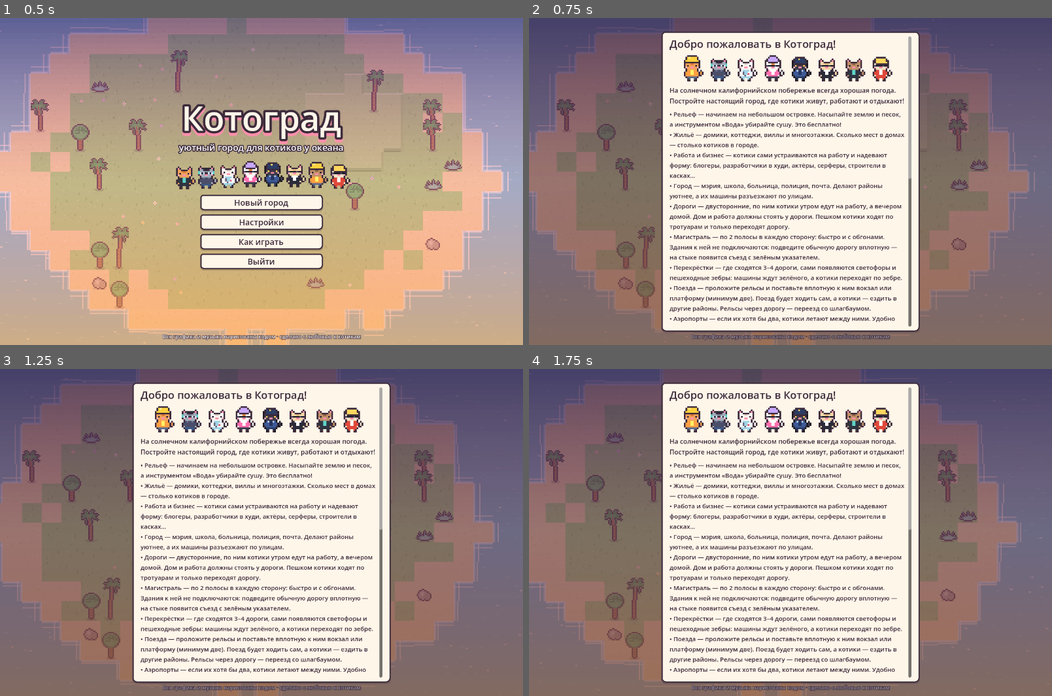
Above: before the commit, frames 1-4 (two rows, left to right).
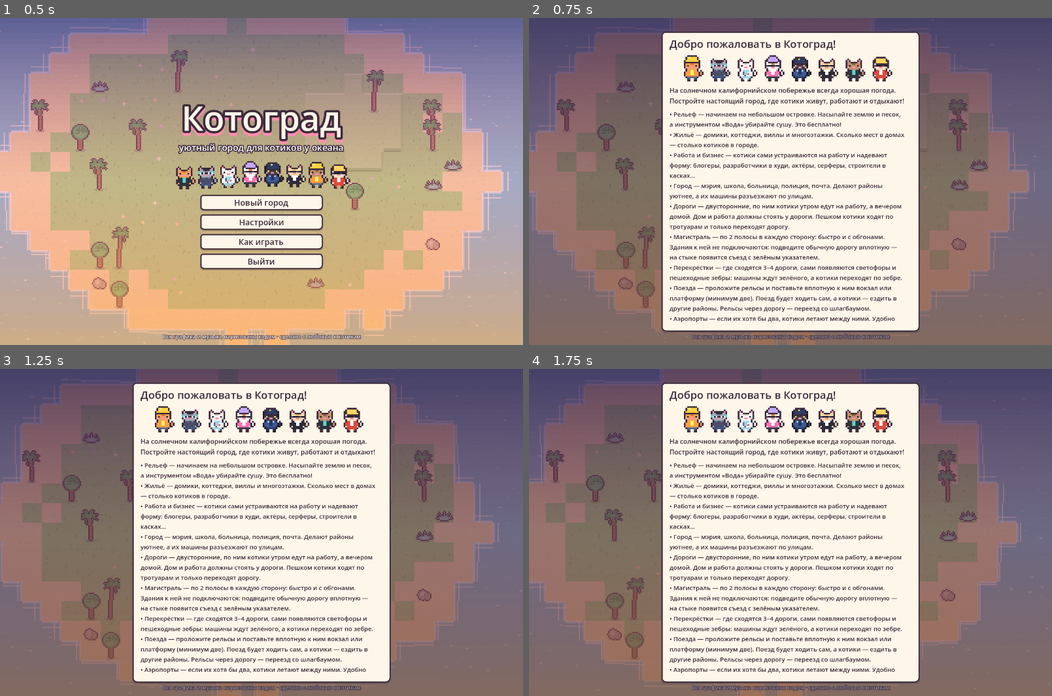
Above: after the commit, the same moments.

Repository: VanGoGit/kotograd
Game: Godot game, scene res://scenes/main.tscn
Same seed, same stepped clock (60 frames per second), same inputs: the game is played once before the commit and once after it.
Inputs:
- Up to frame 1 (0.5 s): no input
- Up to frame 2 (0.75 s): click "Как играть" at 0.5 s
- Up to frame 3 (1.25 s): no input
- Up to frame 4 (1.75 s): click "Как играть" at 1.25 s

Frame 1 is identical in both runs. In frame 2, 0.6% of the frame differs, in the area x 72-74%, y 5-95%; in frame 3, 0.6%; in frame 4, 0.6%.

Commit message:
Нормальные здания-близнецы, улучшения для всех, спокойные треки
- пары маленьких зданий — настоящее широкое здание с одной дверью
  (для домиков — с кошачьими ушками), у улучшенных пар — этажи и украшения
- улучшения у всех построек, кроме дорог, природы, декора и чудес
- новые треки спокойнее: 74–86 ударов, мягкие барабаны, меньше нот
- полоса прокрутки построек в стиле игры (без тёмной дорожки)
- панель цели не залезает на верхнюю строку и прячется, если нет места

Co-Authored-By: Claude Opus 5.5 <noreply@anthropic.com>

Diff:
--- a/scripts/buildgen.gd
+++ b/scripts/buildgen.gd
@@ -96,6 +96,8 @@
 				top = maxi(top, 8)
 			"dish":
 				top = maxi(top, 5)
+			"ears":
+				top = maxi(top, 4)
 			"tower":
 				top = maxi(top, 14)
 	var min_body := 12 if sz == 1 else 16
@@ -212,6 +214,19 @@
 static func _extra(p, e: String, w: int, h: int, by0: int, body_h: int, sz: int, look: Dictionary) -> void:
 	var cx := w / 2
 	match e:
+		"ears":
+			# кошачьи ушки на крыше — как у маленького домика
+			var rc2: String = look.get("rc", "f28fa6")
+			for ex0 in [cx - 10, cx + 6]:
+				var ty := by0
+				for yy in h:
+					if p.img.get_pixel(ex0 + 2, yy).a > 0.5:
+						ty = yy
+						break
+				p.R(ex0, ty - 2, 5, 3, rc2)
+				p.R(ex0 + 1, ty - 4, 3, 2, rc2)
+				p.P(ex0 + 2, ty - 5, rc2)
+				p.R(ex0 + 2, ty - 3, 1, 2, "ffc8d4")
 		"trailer":
 			p.R(1, 7, 14, 7, "d8dce4"); p.R(2, 6, 12, 1, "e8ecf2"); p.R(1, 12, 14, 1, "b8bcc4")
 			p.win(3, 8, 3, 2); p.win(10, 8, 3, 2)
--- a/scripts/defs.gd
+++ b/scripts/defs.gd
@@ -375,5 +375,20 @@
 	return DEFS.get(t, {})
 
 
+## Улучшения есть у всех построек, кроме дорог, природы, мелкого декора и чудес.
+const NO_UPGRADE := ["road", "highway", "path", "rail", "crossing", "flowers", "palm", "jacaranda", "wildpalm", "agave", "rock",
+	"bench", "umbrella", "cushion", "lantern", "cattree", "statue", "billboard"]
+
+
+static func ups(t: String) -> Array:
+	var d: Dictionary = DEFS.get(t, {})
+	if d.has("up"):
+		return d.up
+	if d.is_empty() or d.has("terra") or d.get("wonder", false) or NO_UPGRADE.has(t):
+		return []
+	var c := int(d.get("cost", 20))
+	return [maxi(10, roundi(c * 0.6 / 5.0) * 5), maxi(20, roundi(c * 1.2 / 5.0) * 5)]
+
+
 static func size_of(t: String) -> int:
 	return int(DEFS.get(t, {}).get("size", 1))
--- a/scripts/sound.gd
+++ b/scripts/sound.gd
@@ -59,24 +59,24 @@
 			[[38, "maj7"], [47, "m7"], [43, "maj7"], [45, "7"]],
 			[[43, "6"], [45, "7"], [42, "m7"], [47, "m7"]],
 		],
-		"swing": 0.0, "drums": "surf", "bass": "walk", "keys": "stab", "pad": false, "bpm": 118.0, "tr": 2,
-		"lead": "surf", "arp": false, "dense": 0.9, "lp": 12000.0, "crackle": false,
+		"swing": 0.1, "drums": "light", "bass": "simple", "keys": "pulse", "pad": false, "bpm": 86.0, "tr": 2,
+		"lead": "surf", "arp": false, "dense": 0.55, "lp": 9000.0, "crackle": false,
 	},
 	"boulevard": {
 		"progs": [
 			[[47, "m9"], [43, "maj7"], [38, "maj7"], [45, "sus"]],
 			[[47, "m7"], [40, "m7"], [43, "maj9"], [45, "6"]],
 		],
-		"swing": 0.0, "drums": "synth", "bass": "eighths", "keys": "none", "pad": true, "bpm": 104.0, "tr": -2,
-		"lead": "square", "arp": true, "arp16": true, "dense": 0.75, "lp": 8000.0, "crackle": false,
+		"swing": 0.12, "drums": "lofi", "bass": "slow", "keys": "long", "pad": true, "bpm": 84.0, "tr": -2,
+		"lead": "tri", "arp": true, "dense": 0.5, "lp": 5500.0, "crackle": false,
 	},
 	"lazy": {
 		"progs": [
 			[[40, "m9"], [45, "13"], [38, "maj9"], [38, "maj9"]],
 			[[43, "maj9"], [42, "m7"], [40, "m9"], [45, "13"]],
 		],
-		"swing": 0.24, "drums": "lofi", "bass": "walk", "keys": "long", "pad": false, "bpm": 76.0, "tr": 3,
-		"lead": "tri", "arp": false, "dense": 0.45, "lp": 3800.0, "crackle": true,
+		"swing": 0.22, "drums": "lofi", "bass": "slow", "keys": "long", "pad": false, "bpm": 74.0, "tr": 3,
+		"lead": "tri", "arp": false, "dense": 0.4, "lp": 3800.0, "crackle": true,
 	},
 	"dawn": {
 		"progs": [
@@ -756,11 +756,11 @@
 		ph += f * (1.0 + 0.012 * sin(TAU * 6.5 * t) * minf(1.0, t * 3.0)) / SR
 		var x := 1.0 if fposmod(ph, 1.0) < 0.4 else -1.0
 		lp += (x - lp) * 0.3
-		var trem := 0.65 + 0.35 * sin(TAU * 14.0 * t)
+		var trem := 0.85 + 0.15 * sin(TAU * 7.0 * t)
 		var env := minf(1.0, t / 0.003) * (0.55 + 0.45 * exp(-t * 7.0)) * trem
 		if t > dur:
 			env *= maxf(0.0, 1.0 - (t - dur) / 0.08)
-		out[i] = lp * env * 0.15
+		out[i] = lp * env * 0.11
 	return out
 
 
--- a/scripts/sprites.gd
+++ b/scripts/sprites.gd
@@ -1187,6 +1187,29 @@
 			GARAGE_SLOTS.append(Vector2i(x, y))
 
 
+## Широкие версии маленьких зданий, нарисованных вручную (для пар).
+const PAIR_LOOKS := {
+	"house": {"wall": "ffe9d6", "roof": "gable", "rc": "f28fa6", "win": "grid", "wc": "9fd3e6", "door": "8a5a3b", "h": 26, "extra": ["ears"]},
+	"pier": {"wall": "c8a070", "roof": "shed", "rc": "5b8de4", "win": "none", "door": "8a5a3b", "sign": "fish", "sc": "5b8de4", "fg": "ffffff", "h": 20},
+	"shop": {"wall": "fff4e0", "roof": "awning", "rc": "ff8fab", "win": "shop", "wc": "9fd3e6", "door": "8a5a3b", "sign": "cart", "sc": "ff8fab", "fg": "ffffff", "h": 22},
+	"icecream": {"wall": "fff0f5", "roof": "awning", "rc": "ff9fc0", "win": "shop", "wc": "ffe0ec", "door": "c8706a", "sign": "cup", "sc": "ff9fc0", "fg": "ffffff", "h": 20},
+	"bakery": {"wall": "f7e3c4", "roof": "awning", "rc": "c8955a", "win": "shop", "wc": "ffe9a8", "door": "8a5a3b", "sign": "cup", "sc": "c8955a", "fg": "ffffff", "h": 22},
+	"sushi": {"wall": "f4efe6", "roof": "flat", "rc": "2b2b3a", "win": "shop", "wc": "9fd3e6", "door": "8a3a3a", "sign": "fish", "sc": "e45b6b", "fg": "ffffff", "h": 22},
+	"pizzeria": {"wall": "fff1d6", "roof": "awning", "rc": "5fae73", "win": "shop", "wc": "ffe9a8", "door": "8a5a3b", "sign": "cup", "sc": "e45b6b", "fg": "ffffff", "h": 22},
+	"groomer": {"wall": "ffe1ec", "roof": "awning", "rc": "ff9fc0", "win": "shop", "wc": "9fd3e6", "door": "c8706a", "sign": "scissors", "sc": "ff9fc0", "fg": "ffffff", "h": 22},
+	"cafe": {"wall": "9ed8c8", "roof": "flat", "rc": "fff4e0", "win": "shop", "wc": "fff4e0", "door": "8a5a3b", "sign": "paw", "sc": "fff4e0", "fg": "3b2a3a", "h": 24, "extra": ["ears"]},
+	"gym": {"wall": "d8e4f0", "roof": "flat", "rc": "5fd38f", "win": "glass", "wc": "9fd3e6", "door": "3b3b4a", "sign": "bolt", "sc": "5fd38f", "fg": "ffffff", "h": 24},
+	"cinema": {"wall": "b02e3a", "roof": "flat", "rc": "ffd75e", "win": "none", "door": "2b2b3a", "sign": "camera", "sc": "ffd75e", "fg": "3b2a3a", "h": 26, "extra": ["neon"]},
+	"blogstudio": {"wall": "f0e0ff", "roof": "flat", "rc": "c8a8ff", "win": "glass", "wc": "9fd3e6", "door": "5a4a6a", "sign": "camera", "sc": "ff6fae", "fg": "ffffff", "h": 24, "extra": ["antenna"]},
+	"lifeguard": {"wall": "ffffff", "roof": "shed", "rc": "e0483a", "win": "grid", "wc": "9fd3e6", "door": "e0483a", "sign": "cross", "sc": "e0483a", "fg": "ffffff", "h": 22},
+	"post": {"wall": "5b8de4", "roof": "flat", "rc": "ffd75e", "win": "grid", "wc": "cfe0ff", "door": "3d5a98", "sign": "box", "sc": "ffd75e", "fg": "3b2a3a", "h": 24},
+	"police": {"wall": "d8e0f0", "roof": "flat", "rc": "3d5a98", "win": "grid", "wc": "9fd3e6", "door": "3d5a98", "sign": "star", "sc": "3d5a98", "fg": "ffffff", "h": 26},
+	"fire": {"wall": "e0483a", "roof": "flat", "rc": "8a2a2a", "win": "grid", "wc": "ffe9a8", "door": "3b3b4a", "sign": "fuel", "sc": "ffffff", "fg": "e0483a", "h": 26, "extra": ["garage_door"]},
+	"library": {"wall": "e8d8b8", "roof": "gable", "rc": "8a5a3b", "win": "grid", "wc": "9fd3e6", "door": "6a4a3a", "sign": "book", "sc": "8a5a3b", "fg": "ffffff", "h": 28, "extra": ["columns"]},
+	"surf": {"wall": "5fd3c8", "roof": "shed", "rc": "ffd75e", "win": "shop", "wc": "e8fbf8", "door": "8a5a3b", "sign": "sun", "sc": "ffd75e", "fg": "e45b6b", "h": 20},
+}
+
+
 func _make_generated() -> void:
 	var make := func(w: int, h: int): return Painter.new(w, h)
 	for key in D.DEFS:
@@ -1198,6 +1221,19 @@
 		add_shadow(p.img, Rect2i(1, p.h - 1, p.w - 2, 1))
 		obj[key] = tex(p.img)
 		windows[key] = p.wins
+	# широкие «парные» версии маленьких домов, магазинов и служб
+	for key in D.DEFS:
+		var d: Dictionary = D.DEFS[key]
+		if int(d.get("size", 1)) != 1 or not (d.has("cap") or d.has("jobs")):
+			continue
+		var look: Dictionary = PAIR_LOOKS.get(key, d.get("look", {}))
+		if look.is_empty() or look.get("extra", []).has("trailer"):
+			continue
+		var p = BG.build(look, 2, make)
+		outline(p.img)
+		add_shadow(p.img, Rect2i(1, p.h - 1, p.w - 2, 1))
+		obj["pair_" + key] = tex(p.img)
+		windows["pair_" + key] = p.wins
 
 
 func _make_icons() -> void:
@@ -1303,69 +1339,18 @@
 var _pair_cache := {}
 
 
-## Два одинаковых маленьких здания рядом — одно широкое здание-близнец:
-## правая половина зеркальная, а стена между ними убрана.
+## Два одинаковых маленьких здания рядом — одно широкое здание с одной дверью.
+## Для улучшенных — тот же широкий дом с этажами и украшениями уровня.
+func has_pair(t: String) -> bool:
+	return obj.has("pair_" + t)
+
+
 func pair_variant(o: Dictionary) -> Array:
-	var key: String = o.t + "|" + str(int(o.get("lvl", 1)))
-	if _pair_cache.has(key):
-		return _pair_cache[key]
-	var base: Texture2D = obj_texture(o)
-	var img: Image = base.get_image()
-	img.convert(Image.FORMAT_RGBA8)
-	var wins: Array = windows_for(o)
-	var w := img.get_width()
-	var h := img.get_height()
-	var r := 0
-	for x in w:
-		for y in h - 1:
-			if img.get_pixel(x, y).a > 0.5:
-				r = maxi(r, x)
-	var flip := img.duplicate()
-	flip.flip_x()
-	var off := maxi(0, 2 * r + 2 - w)
-	var c := Image.create_empty(off + w, h, false, Image.FORMAT_RGBA8)
-	c.blend_rect(img, Rect2i(0, 0, w, h), Vector2i.ZERO)
-	c.blend_rect(flip, Rect2i(0, 0, w, h), Vector2i(off, 0))
-	# стык: заполняем щель между стенами цветом стены — получается одно здание с двумя крышами
-	var cw := off + w
-	var mid := r + 1
-	var filled: Array = []
-	for y in h - 1:
-		var a := -1
-		for x in range(mid - 1, maxi(-1, mid - 8), -1):
-			if c.get_pixel(x, y).a > 0.63:
-				a = x
-				break
-		var b := -1
-		for x in range(mid, mini(cw, mid + 7)):
-			if c.get_pixel(x, y).a > 0.63:
-				b = x
-				break
-		if a < 2 or b < 0:
-			continue
-		var fill := Color(0, 0, 0, 0)
-		for k in range(1, 5):
-			var cand := c.get_pixel(a - k, y)
-			var glassy := cand.b > cand.r + 0.12 and cand.b > cand.g
-			if cand.a > 0.63 and cand.get_luminance() >= 0.25 and not glassy:
-				fill = cand
-				break
-		if fill.a == 0.0:
-			continue
-		for x in range(a, b + 1):
-			c.set_pixel(x, y, fill)
-			filled.append(Vector2i(x, y))
-	for p in filled:
-		for dv in [Vector2i(0, -1), Vector2i(0, 1)]:
-			var n: Vector2i = p + dv
-			if n.y >= 0 and n.y < h - 1 and c.get_pixel(n.x, n.y).a < 0.1:
-				c.set_pixel(n.x, n.y, INK)
-	var wins2: Array = wins.duplicate()
-	for wr in wins:
-		wins2.append(Rect2i(off + w - wr.position.x - wr.size.x, wr.position.y, wr.size.x, wr.size.y))
-	var out := [ImageTexture.create_from_image(c), wins2]
-	_pair_cache[key] = out
-	return out
+	var key: String = "pair_" + o.t
+	var lvl := int(o.get("lvl", 1))
+	if lvl > 1:
+		return level_variant(key, lvl)
+	return [obj[key], windows.get(key, [])]
 
 
 ## Улучшенное здание: на каждый уровень — ещё один этаж (копия ряда окон),
--- a/scripts/ui.gd
+++ b/scripts/ui.gd
@@ -163,6 +163,25 @@
 	fill.bg_color = Color("ff8fab")
 	fill.set_corner_radius_all(2)
 	t.set_stylebox("background", "ProgressBar", bg)
+	# полоса прокрутки в стиле игры: светлая дорожка, розовый бегунок
+	var track := StyleBoxFlat.new()
+	track.bg_color = PAPER2
+	track.set_corner_radius_all(4)
+	track.content_margin_top = 3
+	track.content_margin_bottom = 3
+	var grab := StyleBoxFlat.new()
+	grab.bg_color = Color("ff8fab")
+	grab.set_corner_radius_all(4)
+	grab.border_color = Color(INK, 0.6)
+	grab.set_border_width_all(1)
+	var grab_h := grab.duplicate()
+	grab_h.bg_color = Color("ffb3c6")
+	for sb_name in ["HScrollBar", "VScrollBar"]:
+		t.set_stylebox("scroll", sb_name, track)
+		t.set_stylebox("scroll_focus", sb_name, track)
+		t.set_stylebox("grabber", sb_name, grab)
+		t.set_stylebox("grabber_highlight", sb_name, grab_h)
+		t.set_stylebox("grabber_pressed", sb_name, grab_h)
 	t.set_stylebox("fill", "ProgressBar", fill)
 	_styles["tool"] = _sb(PAPER2, Color(0, 0, 0, 0), 3, 8, 4.0)
 	_styles["tool"].shadow_size = 0
@@ -408,8 +427,8 @@
 		extra.append("Служебная машина (нужна дорога)")
 	if d.has("build"):
 		extra.append("Стройка: %d с" % int(d.build))
-	if d.has("up"):
-		extra.append("Можно улучшить до уровня %d" % (d.up.size() + 1))
+	if not D.ups(t).is_empty():
+		extra.append("Можно улучшить до уровня %d" % (D.ups(t).size() + 1))
 	if d.get("need_high", false):
 		extra.append("Только на холмах и в горах")
 	if d.has("store_coins"):
@@ -625,7 +644,7 @@
 		info_img.texture = Spr.scaled(tex, k)
 		info_name.text = d.name
 		var lvl := int(o.get("lvl", 1))
-		var maxl: int = d.get("up", []).size() + 1
+		var maxl: int = D.ups(o.t).size() + 1
 		info_sub.text = "Строится… %d%%" % int((1.0 - o.build / d.build) * 100.0) if o.build > 0.0 else ("Чудо света" if d.get("wonder", false) else ("Уровень %d из %d" % [lvl, maxl] if maxl > 1 else ""))
 		if d.get("wonder", false) and o.build <= 0.0:
 			lines.append("Туристы приносят +%s мон./с" % str(d.tourism))
@@ -1167,7 +1186,17 @@
 	hint.text = _hint_text()
 	lbl_brand.text = world.city_name
 	_update_goal_panel()
-	left_col.position.y = top_bar.position.y + top_bar.size.y + 8.0
+	# верхняя строка может переноситься на два ряда — ставим панель цели под её реальным низом
+	var bottom_y := 0.0
+	for ch in top_bar.get_children():
+		var cc := ch as Control
+		if cc != null and cc.visible:
+			bottom_y = maxf(bottom_y, cc.position.y + cc.size.y)
+	left_col.position.y = top_bar.position.y + bottom_y + 8.0
+	# если между верхней строкой и панелью построек нет места — панель цели прячется сама
+	if not zen and not title_open():
+		var room: float = (bottom_box.position.y if bottom_box.visible else root.size.y) - left_col.position.y
+		left_col.visible = left_col.get_combined_minimum_size().y + 8.0 < room
 	refresh_tools()
 
 
--- a/scripts/world.gd
+++ b/scripts/world.gd
@@ -454,7 +454,7 @@
 	var o = objs[b]
 	if o == null:
 		return -1
-	var ups: Array = D.def(o.t).get("up", [])
+	var ups: Array = D.ups(o.t)
 	var lvl := int(o.get("lvl", 1))
 	if lvl - 1 >= ups.size():
 		return -1
@@ -629,7 +629,7 @@
 	if o == null or o.w != 1 or o.build > 0.0:
 		return false
 	var d := D.def(o.t)
-	return d.has("cap") or d.has("jobs")
+	return (d.has("cap") or d.has("jobs")) and spr.has_pair(o.t)
 
 
 ## Два одинаковых маленьких здания одного уровня рядом по горизонтали рисуются как одно.
